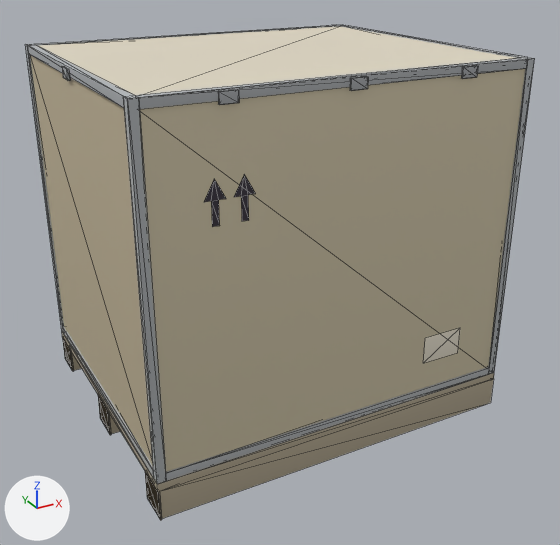
Two versions of the glTF model assets/models/props/crate.glb, one commit apart.
Rendered twice from a 50 mm camera at (-1.123, -2.135, 1.479) aimed at (0.012, -0.071, 0.447). Lighting does not change. The marker at lower left points along +X, +Y and +Z. The first picture is the older version. Mesh edges are drawn as thin lines. Vertices at exactly the same position are counted once.

The first picture shows 'crate'.
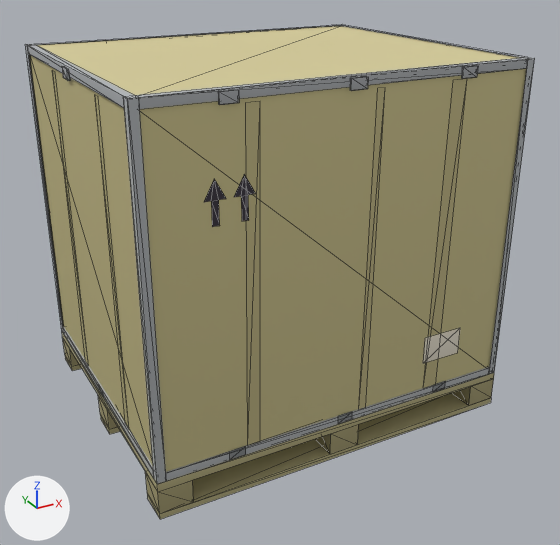
Changed parts and their boxes [x1, y1, x2, y2] in the pictures (560 x 545 px; the box of a moved part takes in the faces that stretch with it):
'crate', reshaped
    before: [25, 25, 535, 520]
    after: [25, 25, 535, 519]
part 1 of me_crate, deleted
    before: [145, 473, 162, 520]
part 2 of me_crate, deleted
    before: [98, 395, 111, 435]
part 3 of me_crate, deleted
    before: [62, 337, 74, 371]
part 4 of me_crate, moved or reshaped
    before: [28, 26, 527, 519]
    after: [52, 70, 494, 519]
part 5 of me_crate, recoloured
    both: [30, 26, 525, 491]

The change, as a list of edits to the scene's bpy script:
```text
Change me_crate:
    used by ob_crate; location = (0.0, 0.0, 0.0)
    remove me_crate.from_pydata(...)  # 216 vertices, 372 faces; spans x -0.606..0.606, y -0.506..0.506, z 0.0..1.15
    add me_crate.from_pydata(...)  # 332 vertices, 380 faces; spans x -0.606..0.606, y -0.506..0.506, z 0.0..1.15
    me_crate part 1: the loose piece of 8 vertices spanning x -0.6..-0.596, y -0.504..-0.396, z 0.0..0.095 is deleted
    me_crate part 2: the loose piece of 8 vertices spanning x -0.6..-0.596, y -0.054..0.054, z 0.0..0.095 is deleted
    me_crate part 3: the loose piece of 8 vertices spanning x -0.6..-0.596, y 0.396..0.504, z 0.0..0.095 is deleted
    me_crate part 4
    102 faces are deleted
    61 vertices are added at x -0.601..0.601, y -0.502..0.502, z 0.02..1.112
    12 new vertices lie (0.0, 0.0, 0.02) away from vertices in x -0.6..0.6, y -0.5..0.5, z 0.0
    12 new vertices lie (0.1, 0.0, 0.0) away from vertices in x -0.6, y -0.5..0.5, z 0.02..0.095
    12 new vertices lie (-0.1, 0.0, 0.0) away from vertices in x 0.6, y -0.5..0.5, z 0.02..0.095
    16 new vertices lie (0.0, 0.0, 0.075) away from vertices in x -0.5..0.5, y -0.5..0.5, z 0.02
    16 new vertices lie (0.0, 0.0, 0.027) away from vertices in x -0.601..0.601, y -0.502..0.502, z 0.123
    6 new vertices lie (0.012, 0.0, 0.966) away from vertices in x -0.36..0.3, y -0.495..0.495, z 0.146
    5 new vertices lie (0.01, 0.0, 0.966) away from vertices in x -0.31..0.35, y -0.495..0.495, z 0.146
    146 new faces join them
    me_crate part 5: 34 kept faces spanning x -0.6..0.6, y -0.5..0.5, z 0.095..1.147 get new vertex colours
```
